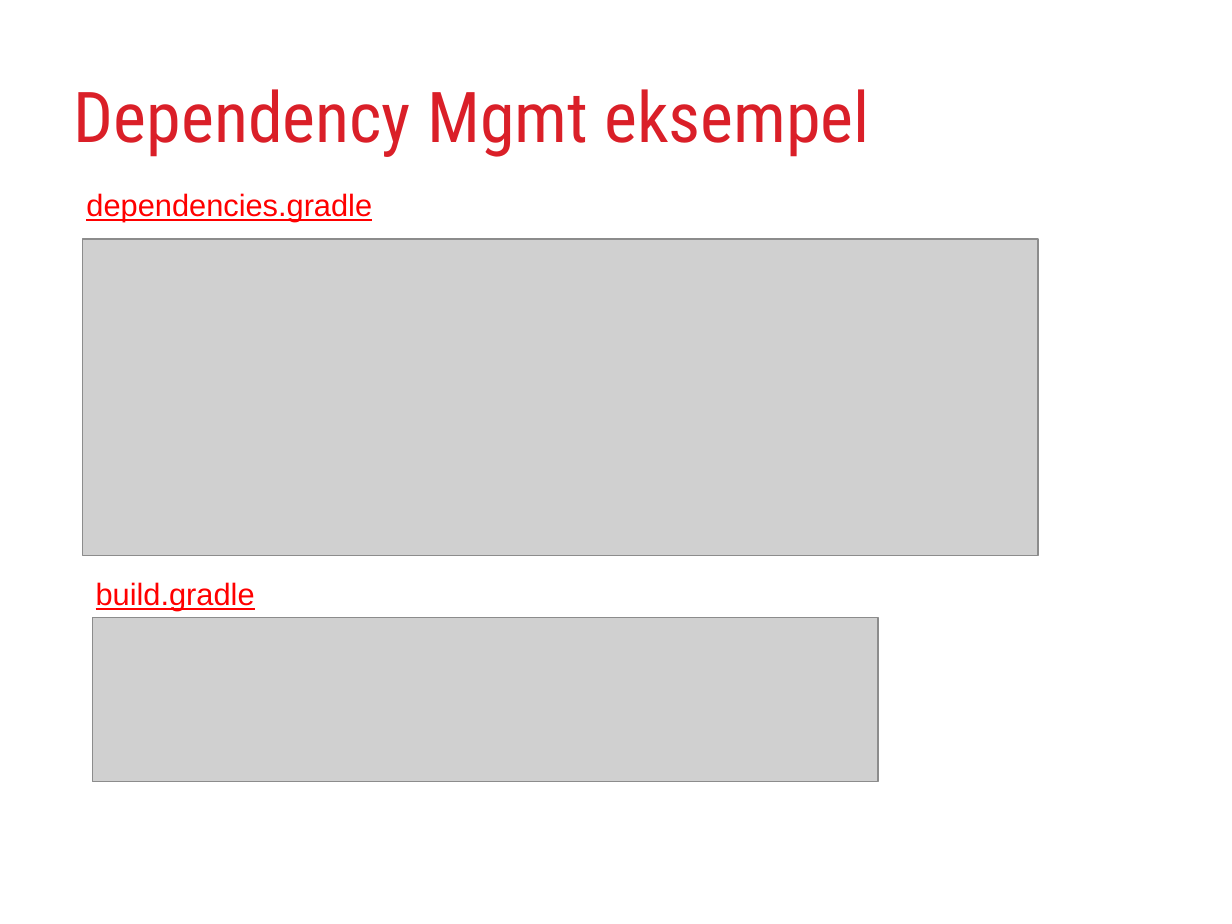
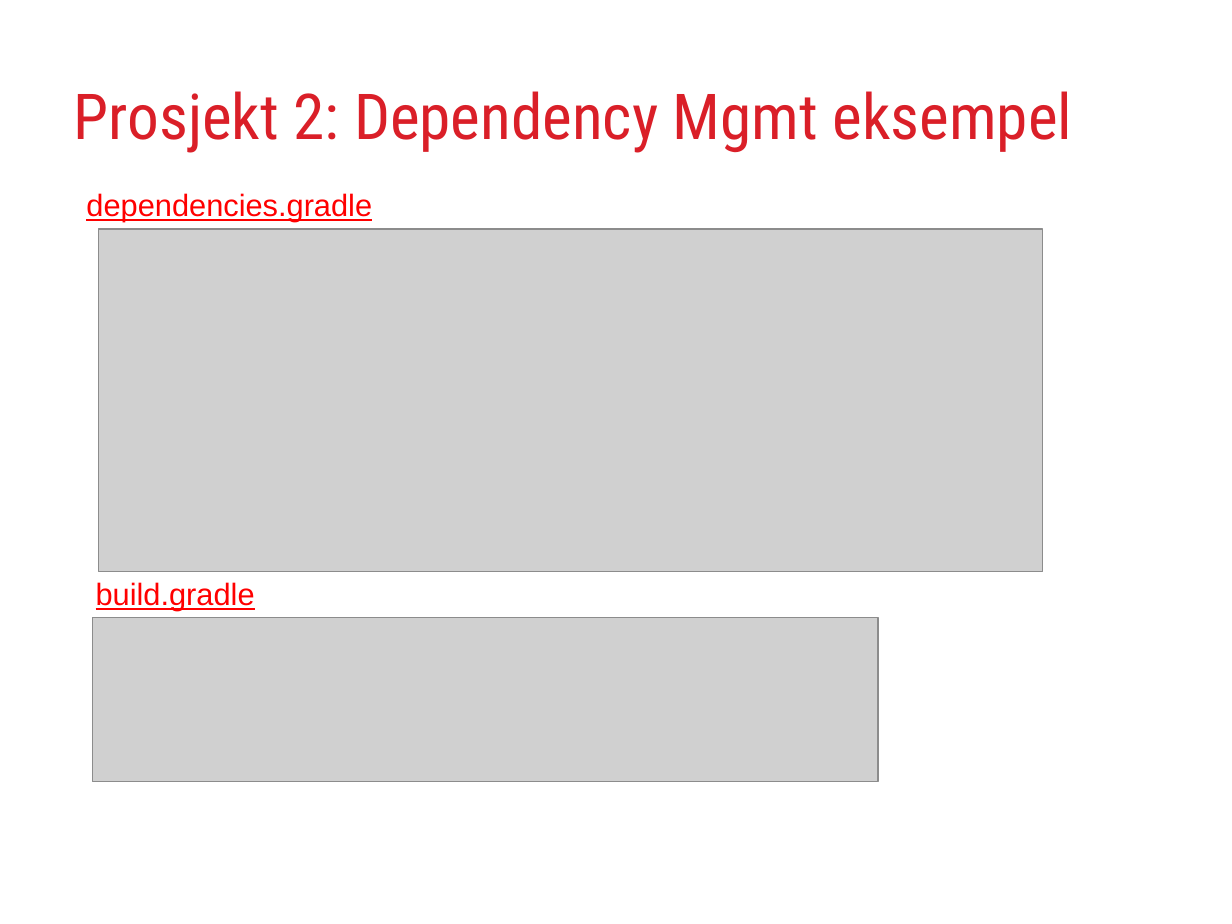
Before and after one commit to rundis/GradleJZ2012, a slide deck: slide 18 of GradleYourBuild.ppt (slide 21 before the commit). Drawn at 1232x924 pixels with LibreOffice and Linux fonts; fonts in the diff are those of the drawing; grey boxes stand for pictures. Boxes give left, top, right and bottom in pixels: in the first picture for what was removed or moved away, otherwise in the second. Text is boxed around its words. In the diff, an @@ line names an element or a change of style, - is before the commit and + after.

```diff
--- a/GradleYourBuild.ppt
+++ b/GradleYourBuild.ppt
@@ title at [74,91,1073,153]: text changed; size 41 to 37 pt @@
-Dependency Mgmt eksempel
+Prosjekt 2: Dependency Mgmt eksempel
@@ picture: place and size @@
-picture at [83,239,1039,556]
+picture at [99,229,1044,572]
```
Also in this commit, not shown: 16 other slides changed, 6 slides added, 8 slides removed.
